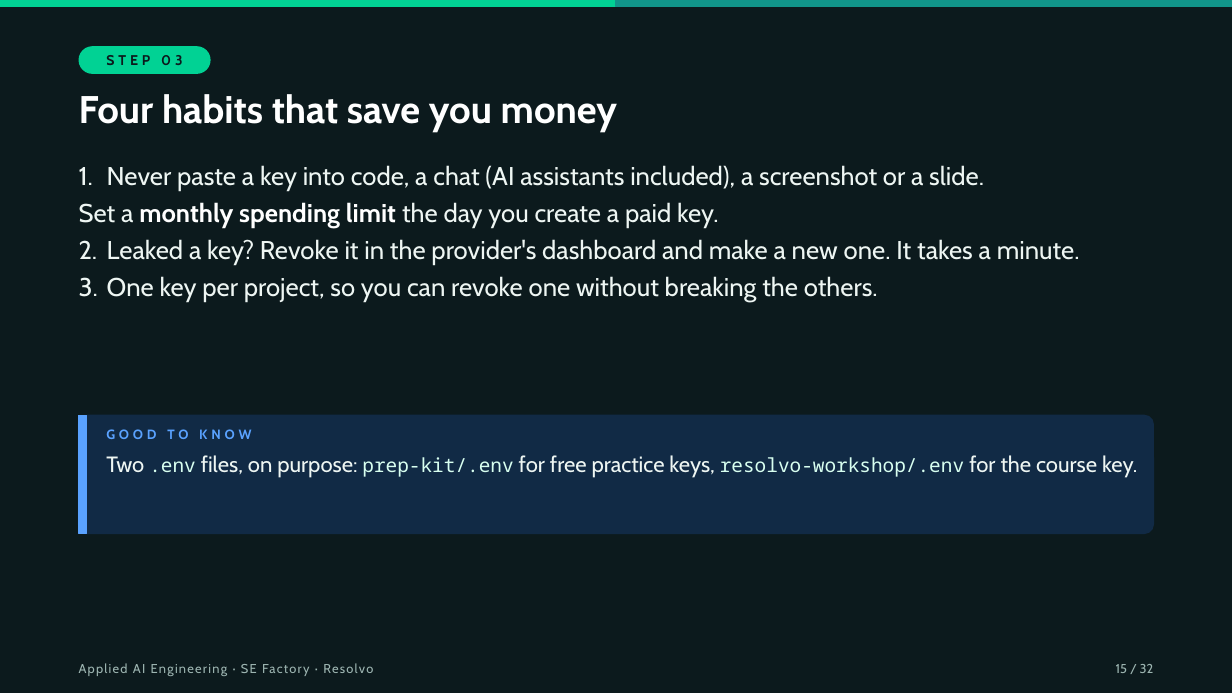
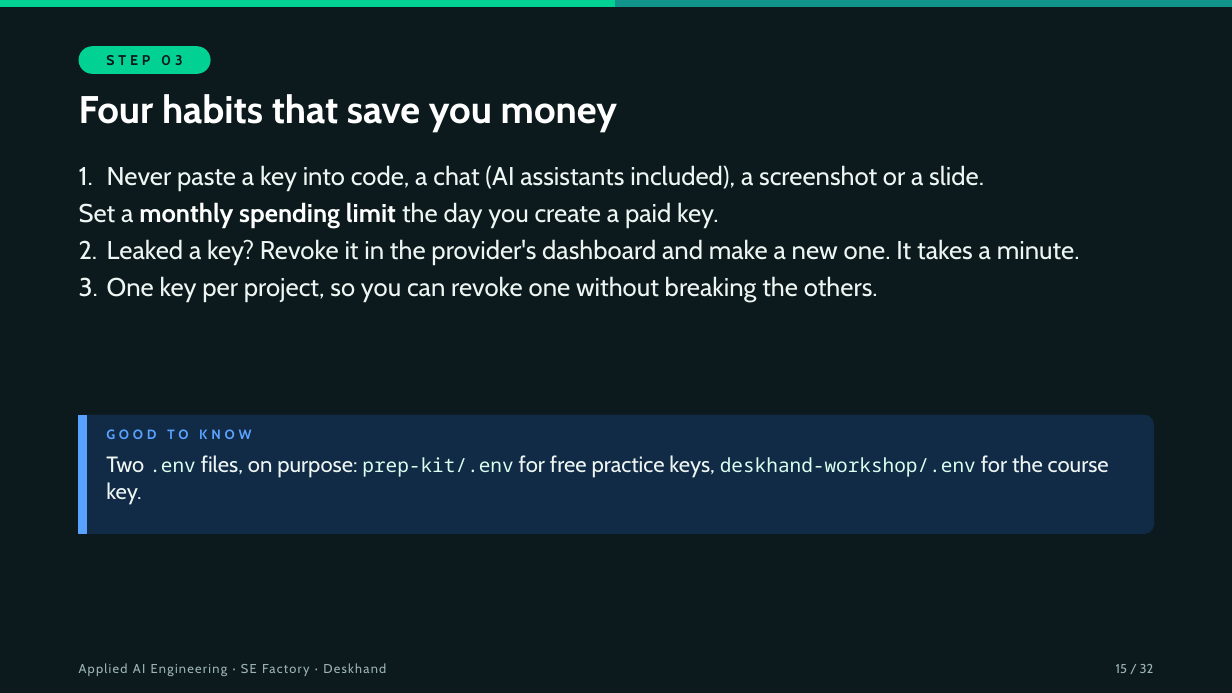
Before and after one commit to hasankanaan26/prep-kit, a slide deck: slide 15 of slides/session-00.pptx. Drawn at 1232x693 pixels with LibreOffice and Linux fonts; fonts in the diff are those of the drawing. Boxes give left, top, right and bottom in pixels: in the first picture for what was removed or moved away, otherwise in the second. Text is boxed around its words. In the diff, an @@ line names an element or a change of style, - is before the commit and + after.

```diff
--- a/slides/session-00.pptx
+++ b/slides/session-00.pptx
@@ text at [106, 455, 1109, 505]: text changed @@
-Two .env files, on purpose: prep-kit/.env for free practice keys, resolvo-workshop/.env for the course key.
+Two .env files, on purpose: prep-kit/.env for free practice keys, deskhand-workshop/.env for the course key.
@@ text at [79, 663, 386, 676]: text changed @@
-Applied AI Engineering · SE Factory · Resolvo
+Applied AI Engineering · SE Factory · Deskhand
```
Also in this commit, not shown: 31 other slides changed, 6 other files.
